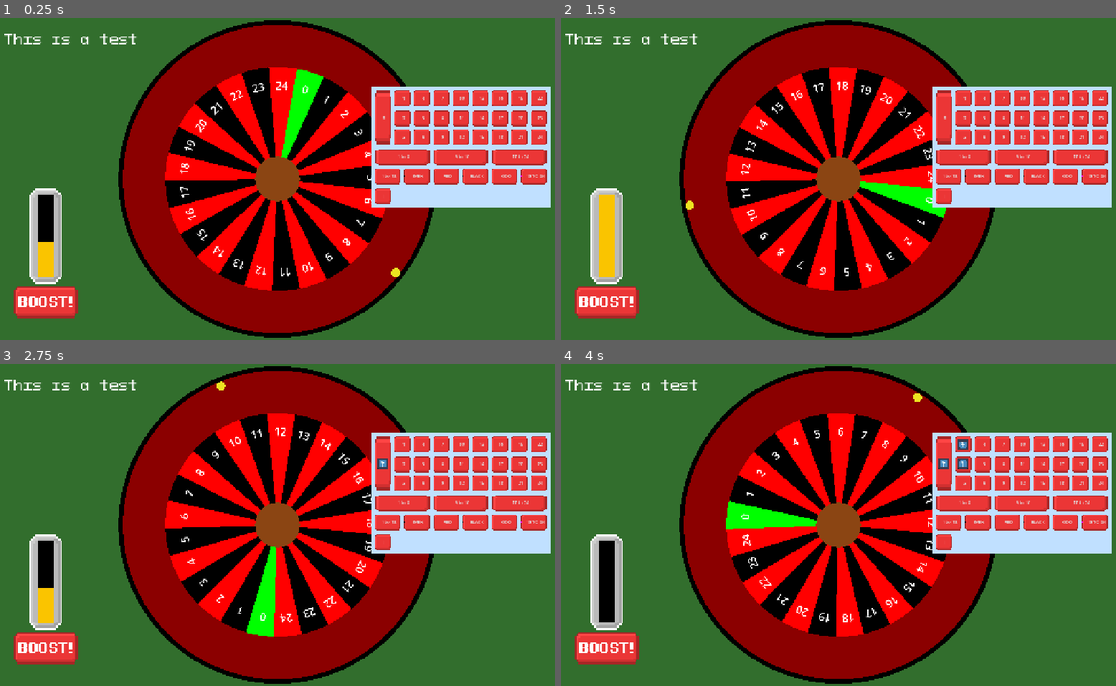
Above: before the commit, frames 1-4 (two rows, left to right).
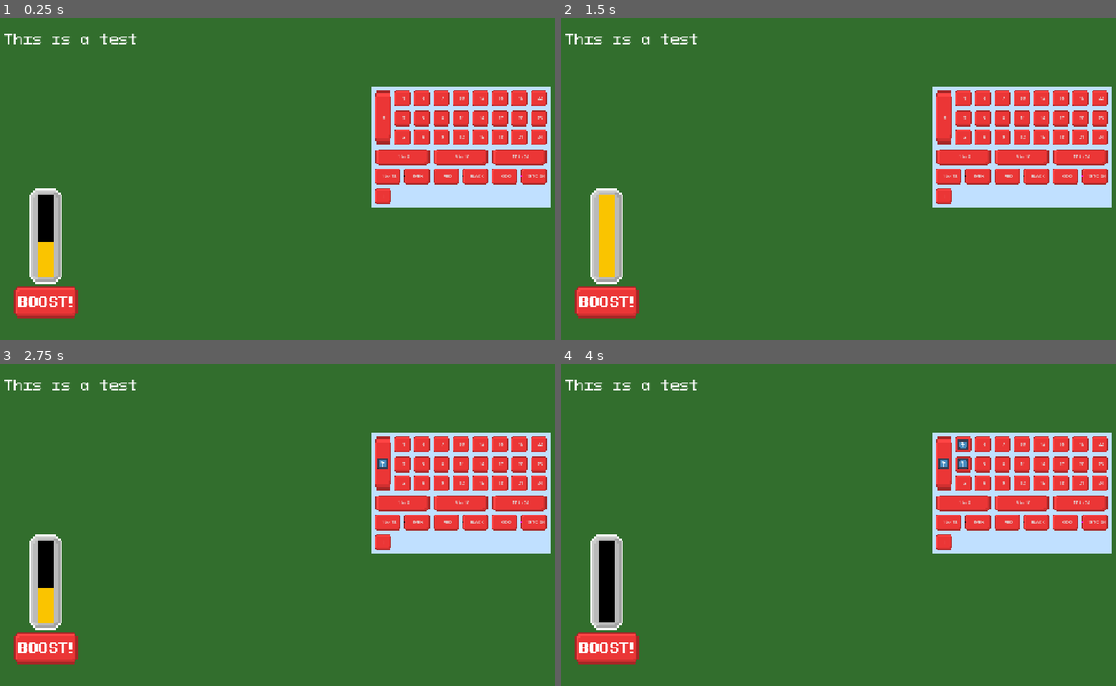
Above: after the commit, the same moments.

Repository: DuneRanger/Very-Serious-GameJam-2026
Game: Godot game, scene res://scenes/game/game_scene/game_scene.tscn
Two runs of this game, one before a commit and one after it. Both use one fixed random seed, a clock stepped at 60 frames per second and the inputs below. The engine's default icon, where the game draws it, is replaced by a stand-in: a white triangle on a blue panel in a dark square.
Inputs:
- Up to frame 1 (0.25 s): no input
- Up to frame 2 (1.5 s): click "+" at 0.5 s; click "-" at 1.25 s
- Up to frame 3 (2.75 s): click "0" at 2 s
- Up to frame 4 (4 s): click "1" at 2.75 s; click "2" at 3.5 s

The runs differ from the first frame. In frame 1, 40% of the frame differs, in the area x 21-79%, y 0-100%; in frame 2, 40%; in frame 3, 40%; in frame 4, 40%.
Error after the commit: Parse Error: Expected end of statement after expression, found ":" instead. (res://scenes/game/game_scene/roulette/roulette.gd:200)

Commit message:
Basic ball physics and roulette incline setup

Diff:
--- a/scenes/game/game_scene/roulette/roulette.gd
+++ b/scenes/game/game_scene/roulette/roulette.gd
@@ -39,10 +39,10 @@
 
 # -------------------------------- Drawing --------------------------------
 
-var mid_circle_rad : int = 100
-var mid_circle_colour : Color = Color.SADDLE_BROWN
-var inner_circle_rad : int = 500
-var outer_circle_rad : int = 700
+var inner_circle_radius : int = 350
+var inner_circle_colour : Color = Color.SADDLE_BROWN
+var cell_circle_radius : int = 500
+var outer_circle_radius : int = 700
 var outer_circle_colour : Color = Color.DARK_RED
 
 func draw_circle_arc_poly(center, radius, angle_from, angle_to, color):
@@ -65,11 +65,11 @@
 		var cur_cell_angle = base_cell_angle * cell.weight
 		# Modifies the draw angle so that the middle of the cell is perfectly vertical
 		var draw_angle = -(PI + cur_cell_angle) / 2
-		draw_circle_arc_poly(Vector2(0, 0), inner_circle_rad, draw_angle, draw_angle + cur_cell_angle, cell.colour)
-
-		var font_max_width = sin(cur_cell_angle) * inner_circle_rad
+		draw_circle_arc_poly(Vector2(0, 0), cell_circle_radius, draw_angle, draw_angle + cur_cell_angle, cell.colour)
+
+		var font_max_width = sin(cur_cell_angle) * cell_circle_radius
 		var font_size = 48
-		draw_string(default_font, Vector2(-font_max_width / 2, -inner_circle_rad * 0.8), str(cell.number),
+		draw_string(default_font, Vector2(-font_max_width / 2, -cell_circle_radius * 0.9), str(cell.number),
 				HORIZONTAL_ALIGNMENT_CENTER, font_max_width, font_size)
 
 		cur_angle += cur_cell_angle
@@ -77,10 +77,10 @@
 	draw_set_transform(Vector2(0, 0))
 
 func draw_centre():
-	draw_circle(Vector2(0, 0), mid_circle_rad, mid_circle_colour)
+	draw_circle(Vector2(0, 0), inner_circle_radius, inner_circle_colour)
 
 func draw_edge():
-	draw_circle(Vector2(0, 0), outer_circle_rad, outer_circle_colour)
+	draw_circle(Vector2(0, 0), outer_circle_radius, outer_circle_colour)
 
 func _draw():
 	draw_edge()
@@ -100,8 +100,8 @@
 		var angle_a = (float(i) / float(outer_wall_segments)) * 2 * PI
 		var angle_b = (float(i + 1) / float(outer_wall_segments)) * 2 * PI
 
-		var point_a = Vector2(cos(angle_a), sin(angle_a)) * outer_circle_rad
-		var point_b = Vector2(cos(angle_b), sin(angle_b)) * outer_circle_rad
+		var point_a = Vector2(cos(angle_a), sin(angle_a)) * outer_circle_radius
+		var point_b = Vector2(cos(angle_b), sin(angle_b)) * outer_circle_radius
 
 		var seg_shape = SegmentShape2D.new()
 		seg_shape.a = point_a
@@ -117,7 +117,7 @@
 	visual.default_color = Color.BLACK
 	for i in range(outer_wall_segments + 1):
 		var angle = (float(i) / float(outer_wall_segments)) * 2 * PI
-		visual.add_point(Vector2(cos(angle), sin(angle)) * outer_circle_rad)
+		visual.add_point(Vector2(cos(angle), sin(angle)) * outer_circle_radius)
 	wall_body.add_child(visual)
 
 func spin_roulette():
@@ -125,11 +125,14 @@
 
 func _ready():
 	build_outer_wall()
+	build_incline_areas()
+	build_banks()
 	prepare_balls()
 	launch_balls()
 
-func _physics_process(_delta: float) -> void:
+func _physics_process(_delta: float):
 	rotation += rotation_speed
+	_process_incline(_delta)
 
 func _process(delta: float) -> void:
 	pass
@@ -139,14 +142,98 @@
 var balls = []
 
 func prepare_balls():
-	balls.append(RouletteBall.new())
+	for i in range(5):
+		balls.append(RouletteBall.new())
 	for ball in balls:
 		add_child(ball)
 
 func launch_balls() -> void:
 	for ball in balls:
 		if ball and is_instance_valid(ball):
-			#ball.position = get_random_vector2(inner_circle_rad)
-			#ball.give_random_impulse()
-			ball.position = Vector2(outer_circle_rad - 10, 0)
-			ball.apply_impulse(Vector2(0, 1000))
+			ball.position = get_random_vector2(cell_circle_radius)
+			ball.give_random_impulse()
+			#ball.position = Vector2(outer_circle_radius - 50, 0)
+			#ball.apply_impulse(Vector2(0, 10000))
+
+var incline_force_strength : float = 600
+var inner_incline_radius : int = inner_circle_radius
+var cell_radius_end : int = cell_circle_radius
+var outer_incline_radius : int = outer_circle_radius
+
+var balls_in_incline = []
+
+func build_incline_areas() -> void:
+	pass
+
+func _process_incline(delta: float) -> void:
+	pass
+# -------------------------------- Banks --------------------------------
+#
+# One small Area2D per pocket cell, positioned at that cell's mid-angle,
+# at the pocket ring's radius. When a ball enters one from the side (i.e.
+# coming from another pocket, moving roughly tangentially) we roll a
+# speed-dependent chance: low speed -> likely caught (settles into this
+# pocket), high speed -> likely skips over (just passes through, no effect
+# besides maybe a little drag, which the incline system already supplies).
+
+var bank_radius : float = 230.0          ## radius the bank Area2Ds sit at
+var bank_catch_characteristic_speed : float = 150.0
+var bank_catch_sharpness : float = 1.5
+var bank_trigger_radius : float = 18.0   ## small circle per bank
+
+var bank_areas : Array = []
+
+
+func build_banks() -> void:
+	var base_cell_angle = 2 * PI / total_weight
+	var cur_angle = 0.0
+
+	for cell in cells:
+		var cur_cell_angle = base_cell_angle * cell.weight
+		var mid_angle = cur_angle - PI / 2 + cur_cell_angle / 2
+
+		var bank_area = Area2D.new()
+		bank_area.name = "Bank_%s" % str(cell.number)
+		bank_area.position = Vector2(cos(mid_angle), sin(mid_angle)) * bank_radius
+
+		var shape := CircleShape2D.new()
+		shape := CircleShape2D.new()
+		shape.radius = bank_trigger_radius
+		var col := CollisionShape2D.new()
+		col.shape = shape
+		bank_area.add_child(col)
+
+		add_child(bank_area)
+		bank_areas.append(bank_area)
+
+		# Bind the specific cell so the callback knows which pocket this is,
+		# without needing a separate class per bank.
+		bank_area.body_entered.connect(_on_bank_body_entered.bind(cell, bank_area))
+
+		cur_angle += cur_cell_angle
+
+
+func _bank_catch_probability(speed: float) -> float:
+	if speed <= 0.0:
+		return 1.0
+	return 1.0 / (1.0 + pow(speed / bank_catch_characteristic_speed, bank_catch_sharpness))
+
+
+func _on_bank_body_entered(body: Node, cell, bank_area: Area2D) -> void:
+	if not (body is RouletteBall) or body.settled:
+		return
+
+	var speed = body.get_speed()
+	var catch_chance = _bank_catch_probability(speed)
+
+	# Height also matters: a ball that's currently "up" on the incline
+	# (height closer to 1) is harder to catch even at the same speed, since
+	# it hasn't dropped down to pocket level yet. Scale the roll by
+	# (1 - height) so an elevated ball mostly skips regardless of speed.
+	var effective_chance = catch_chance * (1.0 - body.height * 0.85)
+
+	if randf() < effective_chance:
+		body.catch_in_pocket(bank_area.global_position)
+		print("Ball caught at number ", cell.number)
+	# else: ball just passes over/through, no effect -- the incline system
+	# and existing wall collisions continue to govern its motion.
--- a/scenes/game/game_scene/roulette/roulette_ball.gd
+++ b/scenes/game/game_scene/roulette/roulette_ball.gd
@@ -8,34 +8,89 @@
 		points.append(Vector2(cos(angle), sin(angle)) * radius)
 	return points
 
-static func get_random_vector2(size: float) -> Vector2:
+static func get_random_vector2(_max_x: float, _max_y: float, size: float) -> Vector2:
 	var angle = randf_range(0, 2 * PI)
 	return Vector2(cos(angle), sin(angle)) * size
 
 var rand_impulse_size : float = 1000
+
+var decay_rate : float = 0.001
+var angular_decay_rate : float = 0.001
+
+var min_speed_threshold : float = 5
+var fast_slowdown_speed : float = 100
+var max_speed : float = 10000
+
+# 0 = on a pocket floor,
+# 1.0 = up at the rim.
+# 0.5 = highest point in the centre
+var height : float = 1.0:
+	set(v):
+		height = clampf(v, 0.0, 1.0)
+
+## Marks the ball as settled and no longer updates physics
+var settled : bool = false
 
 func _init():
 	mass = 1.0
 	gravity_scale = 0
 
 	var phys_mat = PhysicsMaterial.new()
-	phys_mat.bounce = 0.8
-	phys_mat.friction = 0.2
-	#phys_mat.absorbent = 0.00000000001
-	phys_mat.rough = 1
+	phys_mat.bounce = 1
+	phys_mat.friction = 0.001
 	physics_material_override = phys_mat
 
-	var shape := CircleShape2D.new()
+	# collision detecteion mode
+	continuous_cd = RigidBody2D.CCD_MODE_CAST_RAY
+
+	var shape = CircleShape2D.new()
 	shape.radius = 10
 
-	var collider := CollisionShape2D.new()
+	var collider = CollisionShape2D.new()
 	collider.shape = shape
 	add_child(collider)
 
-	var visual := Polygon2D.new()
+	var visual = Polygon2D.new()
 	visual.color = Color(0.93, 0.891, 0.13, 1.0)
 	visual.polygon = _make_circle_points(shape.radius, 24)
 	add_child(visual)
 
 func give_random_impulse():
-	apply_impulse(get_random_vector2(rand_impulse_size))
+	apply_impulse(get_random_vector2(10, 10, rand_impulse_size))
+
+func get_speed() -> float:
+	return linear_velocity.length()
+
+func _integrate_forces(state: PhysicsDirectBodyState2D) -> void:
+	if settled:
+		state.linear_velocity = Vector2.ZERO
+		state.angular_velocity = 0.0
+		return
+
+	var new_vel = state.linear_velocity
+	if new_vel.length() < min_speed_threshold:
+		new_vel = Vector2.ZERO
+	elif new_vel.length() < fast_slowdown_speed:
+		new_vel *= 0.99
+	elif new_vel.length() > max_speed:
+		new_vel = new_vel.normalized() * max_speed
+
+	state.linear_velocity = new_vel
+
+
+## Call when a bank divider "catches" the ball (see Roulette's bank logic).
+## Kills the radial component of velocity and pulls height toward 0 so the
+## ball visually/physically settles toward the pocket floor instead of
+## continuing to slide around the ring.
+func catch_in_pocket(center: Vector2) -> void:
+	var to_center = (center - global_position).normalized()
+	var radial_speed = linear_velocity.dot(-to_center)
+	if radial_speed > 0:
+		# Remove the outward-radial component of velocity, keep tangential
+		# (so it doesn't stop dead, just stops climbing/orbiting outward).
+		linear_velocity -= (-to_center) * radial_speed
+	height = max(0.0, height - 0.4)
+
+func settle() -> void:
+	settled = true
+	freeze = true
